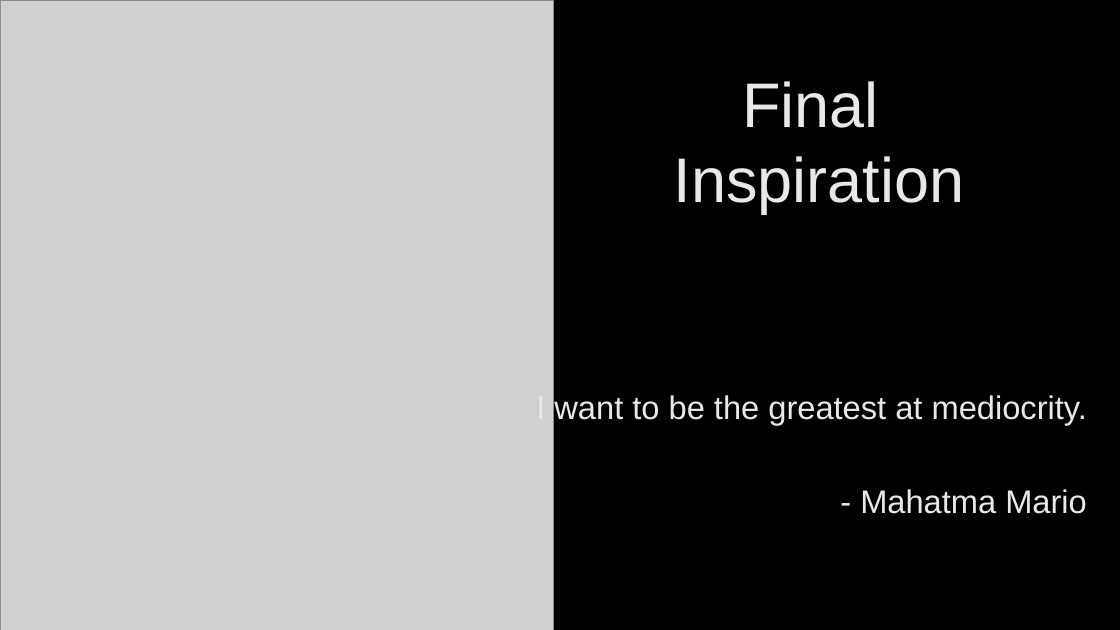
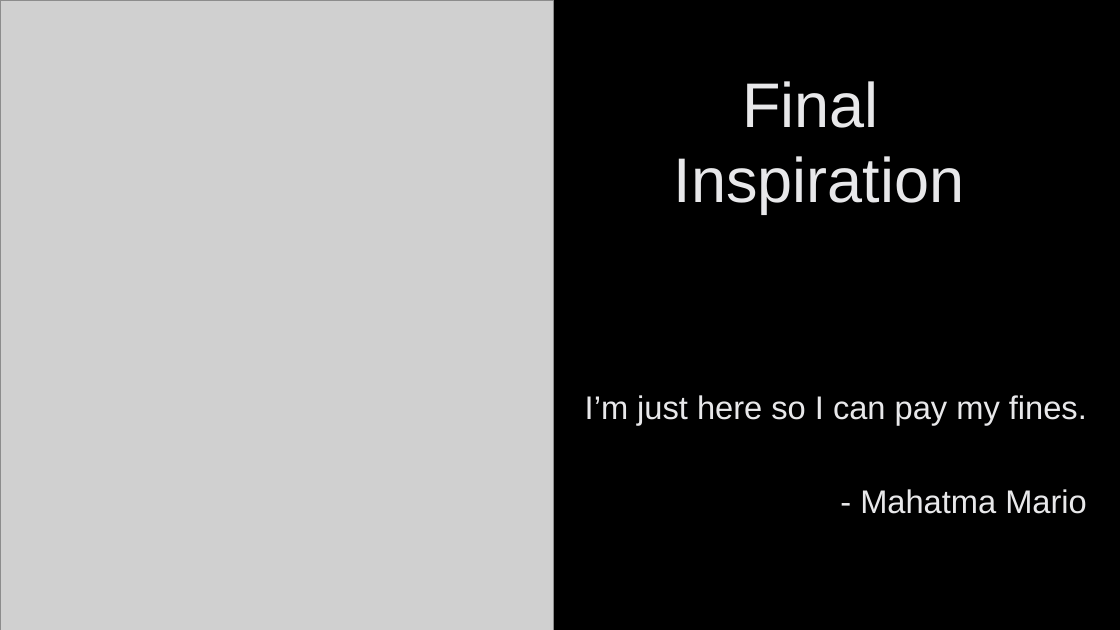
Before and after one commit to SuperMarioGiacomazzo/STOR538_WEBSITE, a slide deck: slide 14 of Slides/Football 5/Footballl_5_Lecture.pptx (slide 10 before the commit). Drawn at 1120x630 pixels with LibreOffice and Linux fonts; fonts in the diff are those of the drawing; grey boxes stand for pictures; background and template pictures are left out. Boxes give left, top, right and bottom in pixels: in the first picture for what was removed or moved away, otherwise in the second. Text is boxed around its words. In the diff, an @@ line names an element or a change of style, - is before the commit and + after.

```diff
--- a/Slides/Football 5/Footballl_5_Lecture.pptx
+++ b/Slides/Football 5/Footballl_5_Lecture.pptx
@@ text at (x1=585, y1=395, x2=1087, y2=425): text changed @@
-I want to be the greatest at mediocrity.
+I’m just here so I can pay my fines.
```
Also in this commit, not shown: 1 other slide changed, 12 slides added, 8 slides removed, 8 other files.
